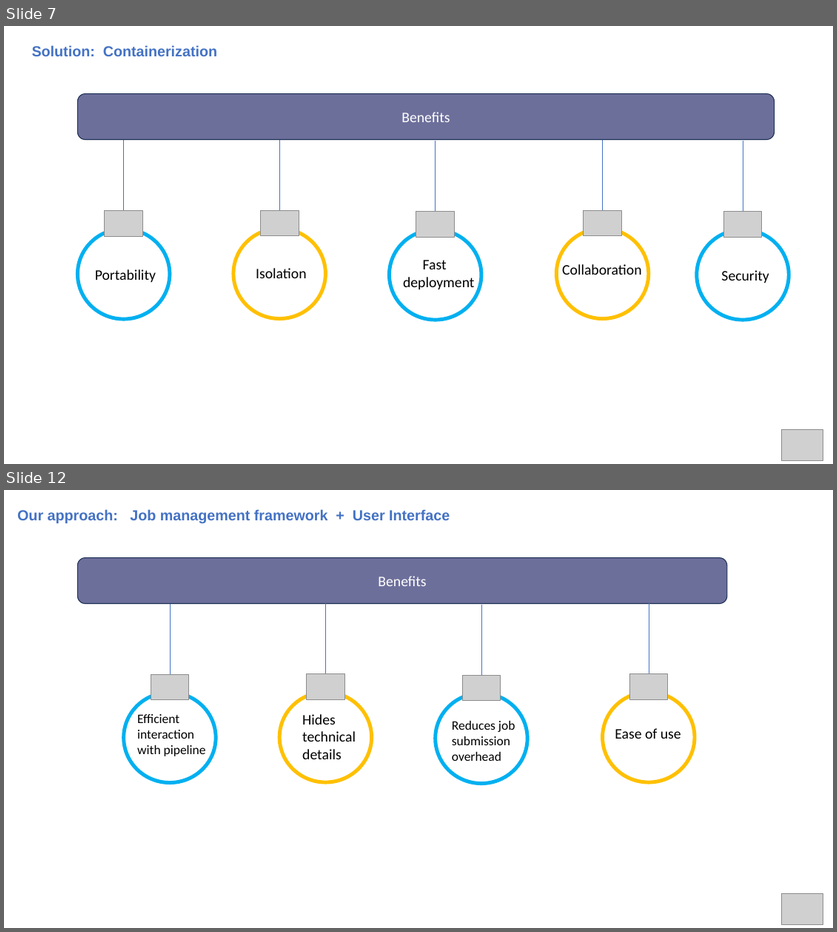
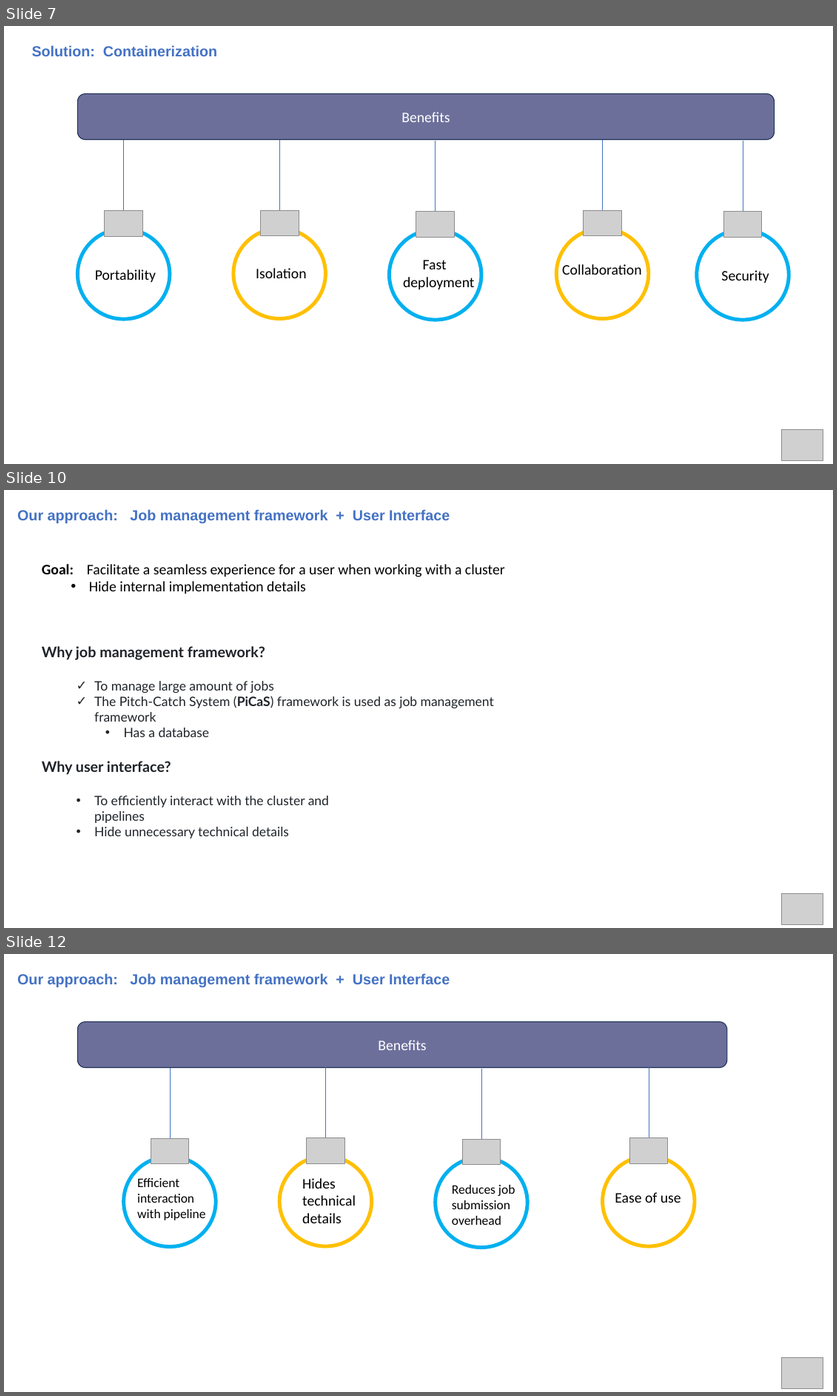
Before and after one commit to hmhwe/IMAGEN_Backend, a slide deck: docs/StakeholderM_CV.pptx. Shown one above the other, each under a label of ours: slides 7 and 12 before the commit, slides 7, 10 and 12 after it; the slides between them are not shown. The pictures are 837x932 and 837x1396 pixels, drawn with LibreOffice and Linux fonts; fonts in the diff are those of the drawing; grey boxes stand for pictures. Boxes give left, top, right and bottom in pixels: in the first picture for what was removed or moved away, otherwise in the second. Text is boxed around its words. In the diff, an @@ line names an element or a change of style, - is before the commit and + after.

```diff
--- a/docs/StakeholderM_CV.pptx
+++ b/docs/StakeholderM_CV.pptx
@@ slide 10 added at (x1=4, y1=490, x2=833, y2=928), background #FFFFFF @@
@@ title added at (x1=17, y1=509, x2=449, y2=523), 18 pt, text #4472C4, bold @@
+Our approach: Job management framework + User Interface
@@ text added at (x1=42, y1=564, x2=505, y2=594), 18 pt, text #000000 @@
+Goal: Facilitate a seamless experience for a user when working with a cluster
+  • Hide internal implementation details
@@ text added at (x1=42, y1=646, x2=494, y2=737), 16 pt, text #1F2328 @@
+Why job management framework?
+  ✓ To manage large amount of jobs
+  ✓ The Pitch-Catch System (PiCaS) framework is used as job management framework
+    • Has a database
@@ text added at (x1=42, y1=761, x2=329, y2=836), 16 pt, text #1F2328 @@
+Why user interface?
+  • To efficiently interact with the cluster and pipelines
+  • Hide unnecessary technical details
@@ picture added at (x1=782, y1=893, x2=822, y2=924) @@
```
Also in this commit, not shown: 3 slides changed, 1 slide removed.
